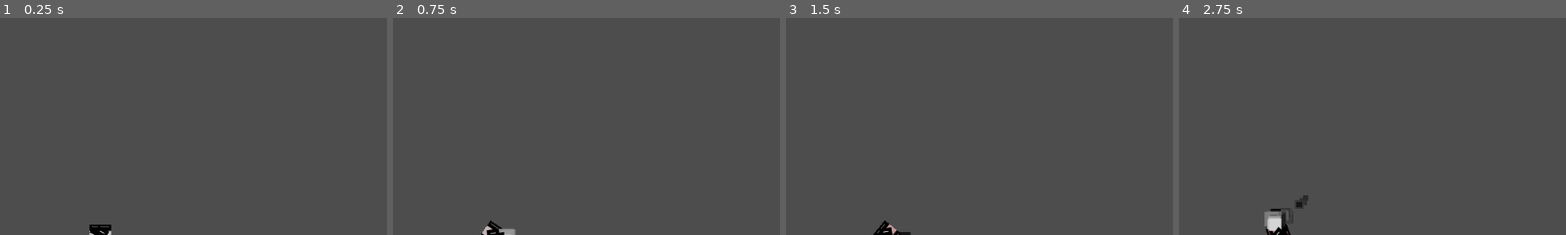
Above: before the commit, frames 1-4 (left to right).
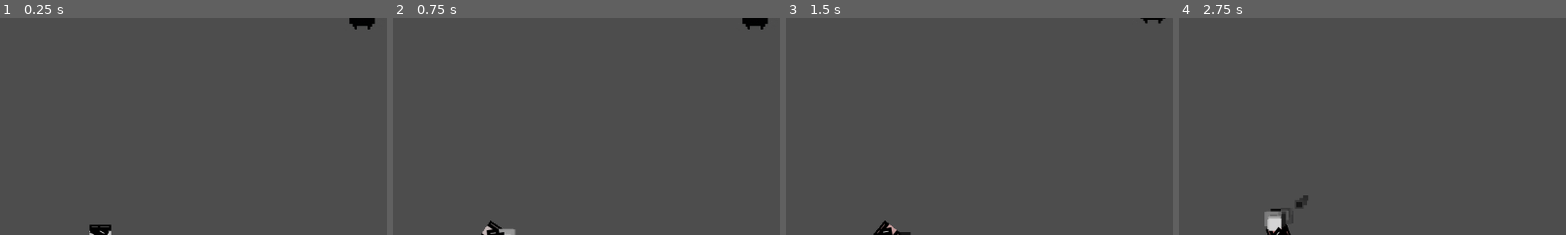
Above: after the commit, the same moments.

Repository: TheCrusty/Biotank-demake
Game: Godot game, scene res://levels/test_level.tscn
Two runs of this game, one before a commit and one after it. Both use one fixed random seed, a clock stepped at 60 frames per second and the inputs below.
Inputs (mouse positions are % of the whole screen's width and height, from its top left):
- Up to frame 1 (0.25 s): no input
- Up to frame 2 (0.75 s): tap Enter at 0.5 s; move the mouse to (72, 45) at 0.52 s; hold D (Rotate_Right) from 0.53 s (still down); hold Shift (Boost) from 0.53 s (still down)
- Up to frame 3 (1.5 s): move the mouse to (30, 55) at 1.27 s; release D (Rotate_Right) at 1.28 s; release Shift (Boost) at 1.28 s; hold S (Reverse) from 1.28 s (still down); tap Space (Shoot) at 1.35 s
- Up to frame 4 (2.75 s): move the mouse to (60, 28) at 2.02 s; release S (Reverse) at 2.03 s; hold D (Rotate_Right) from 2.03 s (still down); hold Shift (Boost) from 2.03 s (still down)
The pictures show only the part of the screen within x 37-87%, y 0-50%; the shares and areas given below are measured in that part.

The runs differ from the first frame. In frame 1, 0.3% of the frame differs, in the area x 90-97%, y 0-6%; in frame 2, 0.3%; in frame 3, less than 0.1%; in frame 4, nothing differs.

Commit message:
WIP broken animation player, sending to others to validate new state machine.

Diff:
--- a/levels/enemy.gd
+++ b/levels/enemy.gd
@@ -39,7 +39,8 @@
 func doAttack():
 	look_at(target.position)
 	if type == "melee":
-		target.takeDamage(damage)
+		var state = target.get_node("StateMachine")
+		state.takeDamage(damage)
 		$AnimationPlayer.play("meleeAttackAnimation")
 	else:
 		var projectile_instance = projectile.instantiate()
--- a/levels/enemy.tscn
+++ b/levels/enemy.tscn
@@ -8,68 +8,8 @@
 [ext_resource type="PackedScene" uid="uid://noqq5atvqali" path="res://states/attack.tscn" id="6_t7a8q"]
 [ext_resource type="PackedScene" uid="uid://gryp1j4xysh3" path="res://states/death.tscn" id="7_rlwa1"]
 
-[sub_resource type="Animation" id="Animation_wacp7"]
-length = 0.001
-tracks/0/type = "value"
-tracks/0/imported = false
-tracks/0/enabled = true
-tracks/0/path = NodePath("Sprite2D:position")
-tracks/0/interp = 1
-tracks/0/loop_wrap = true
-tracks/0/keys = {
-"times": PackedFloat32Array(0),
-"transitions": PackedFloat32Array(1),
-"update": 0,
-"values": [Vector2(1, -16)]
-}
-tracks/1/type = "value"
-tracks/1/imported = false
-tracks/1/enabled = true
-tracks/1/path = NodePath("Sprite2D:rotation")
-tracks/1/interp = 1
-tracks/1/loop_wrap = true
-tracks/1/keys = {
-"times": PackedFloat32Array(0),
-"transitions": PackedFloat32Array(1),
-"update": 0,
-"values": [0.0]
-}
-
-[sub_resource type="Animation" id="Animation_d6siq"]
-resource_name = "meleeAttackAnimation"
-tracks/0/type = "value"
-tracks/0/imported = false
-tracks/0/enabled = true
-tracks/0/path = NodePath("Sprite2D:position")
-tracks/0/interp = 1
-tracks/0/loop_wrap = true
-tracks/0/keys = {
-"times": PackedFloat32Array(0, 0.5, 1),
-"transitions": PackedFloat32Array(1, 1, 1),
-"update": 0,
-"values": [Vector2(0, 0), Vector2(1, -16), Vector2(0, 0)]
-}
-tracks/1/type = "value"
-tracks/1/imported = false
-tracks/1/enabled = true
-tracks/1/path = NodePath("Sprite2D:rotation")
-tracks/1/interp = 1
-tracks/1/loop_wrap = true
-tracks/1/keys = {
-"times": PackedFloat32Array(0, 0.5, 1),
-"transitions": PackedFloat32Array(1, 1, 1),
-"update": 0,
-"values": [0.0, 0.0, 0.0]
-}
-
-[sub_resource type="AnimationLibrary" id="AnimationLibrary_feewd"]
-_data = {
-"RESET": SubResource("Animation_wacp7"),
-"meleeAttackAnimation": SubResource("Animation_d6siq")
-}
-
-[sub_resource type="CircleShape2D" id="CircleShape2D_yx66y"]
-radius = 20.0062
+[sub_resource type="RectangleShape2D" id="RectangleShape2D_qpv0l"]
+size = Vector2(48, 49)
 
 [sub_resource type="CircleShape2D" id="CircleShape2D_52841"]
 radius = 265.377
@@ -83,14 +23,9 @@
 input_pickable = true
 script = ExtResource("2_5fy66")
 
-[node name="AnimationPlayer" type="AnimationPlayer" parent="."]
-libraries = {
-"": SubResource("AnimationLibrary_feewd")
-}
-
 [node name="CollisionShape" type="CollisionShape2D" parent="."]
 position = Vector2(-1, -0.5)
-shape = SubResource("CircleShape2D_yx66y")
+shape = SubResource("RectangleShape2D_qpv0l")
 
 [node name="Nodetest2D" type="Node2D" parent="CollisionShape"]
 
@@ -100,13 +35,11 @@
 shape = SubResource("CircleShape2D_52841")
 
 [node name="Sprite2D" type="Sprite2D" parent="."]
-position = Vector2(1, -16)
 scale = Vector2(0.1, 0.1)
 texture = ExtResource("1_11brc")
 hframes = 5
 
 [node name="AttackRange" type="Area2D" parent="."]
-visible = false
 
 [node name="CollisionShape2D" type="CollisionShape2D" parent="AttackRange"]
 shape = SubResource("CircleShape2D_gsfdg")
--- a/levels/player.gd
+++ b/levels/player.gd
@@ -1,3 +1,4 @@
+class_name Player
 extends CharacterBody2D
 
 @export var max_speed = 14450.0
@@ -69,8 +70,8 @@
 	$TankTopPivot.look_at(get_global_mouse_position())
 	move_and_slide()
 
-func takeDamage(damageAmount):
-	current_kill_combo_count -= 1
+#func takeDamage(damageAmount):
+#	current_kill_combo_count -= 1
 
 func apply_friction():
 	#fully stops at low speeds
--- a/levels/player.tscn
+++ b/levels/player.tscn
@@ -1,9 +1,12 @@
-[gd_scene load_steps=9 format=3 uid="uid://chxbl7gg23jt2"]
+[gd_scene load_steps=12 format=3 uid="uid://chxbl7gg23jt2"]
 
 [ext_resource type="Script" path="res://levels/player.gd" id="1_wcx5v"]
 [ext_resource type="Texture2D" uid="uid://04yyt1yx2b4l" path="res://resources/tank_top.png" id="2_plydq"]
 [ext_resource type="Texture2D" uid="uid://b0txu1c7ljbex" path="res://resources/tank_bottom.png" id="3_mdjls"]
 [ext_resource type="Material" uid="uid://bmlfipq8v3dtj" path="res://levels/boostsprite.tres" id="4_yf1rt"]
+[ext_resource type="Script" path="res://states/PlayerStateMachine.gd" id="5_32l40"]
+[ext_resource type="Script" path="res://states/invincible.gd" id="6_angur"]
+[ext_resource type="Script" path="res://states/default.gd" id="7_pl0up"]
 
 [sub_resource type="RectangleShape2D" id="RectangleShape2D_d0stc"]
 size = Vector2(33, 33)
@@ -60,5 +63,15 @@
 
 [node name="BloodLustTimer" type="Timer" parent="."]
 
+[node name="StateMachine" type="Node" parent="."]
+script = ExtResource("5_32l40")
+initial_state = NodePath("default")
+
+[node name="invincible" type="Node" parent="StateMachine"]
+script = ExtResource("6_angur")
+
+[node name="default" type="Node" parent="StateMachine"]
+script = ExtResource("7_pl0up")
+
 [connection signal="body_entered" from="BumpZone" to="." method="_on_bump_zone_body_entered"]
 [connection signal="timeout" from="BloodLustTimer" to="." method="_on_blood_lust_timer_timeout"]
Not shown: 1 places in levels/enemy.tscn that only renumber resources
